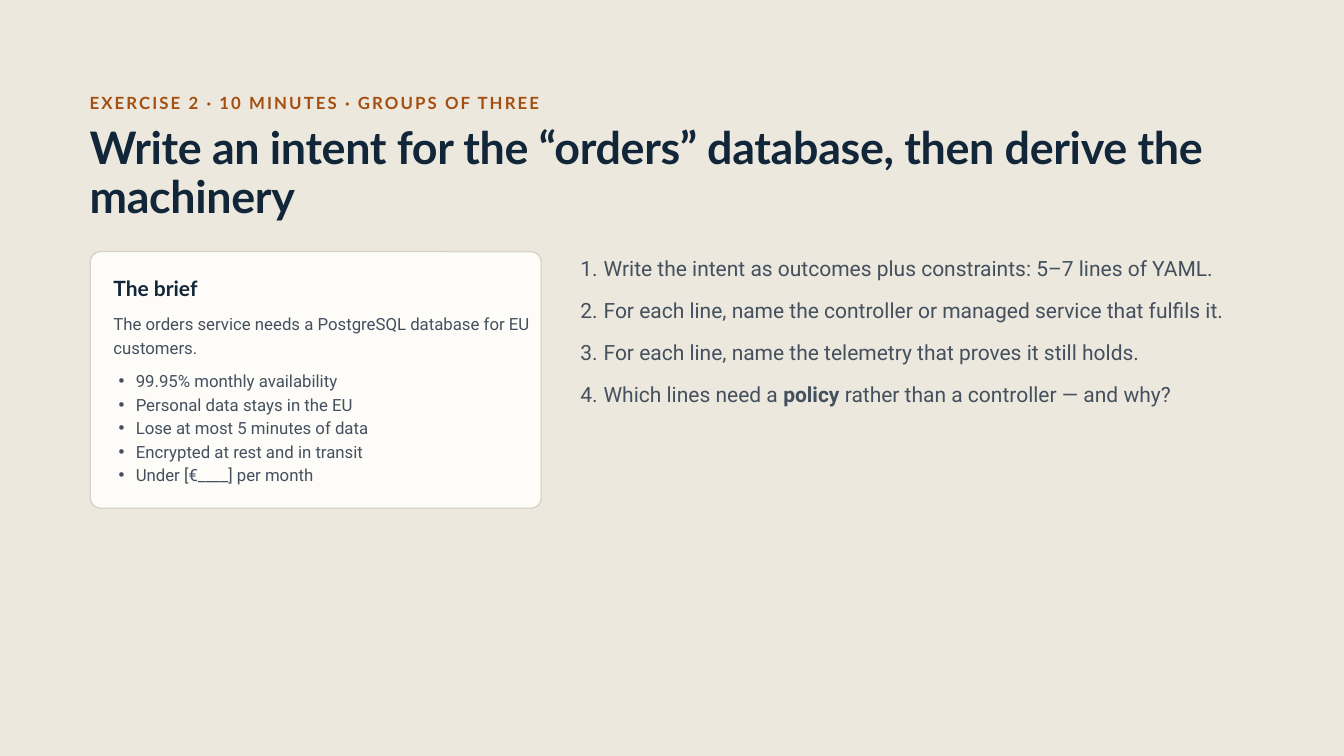
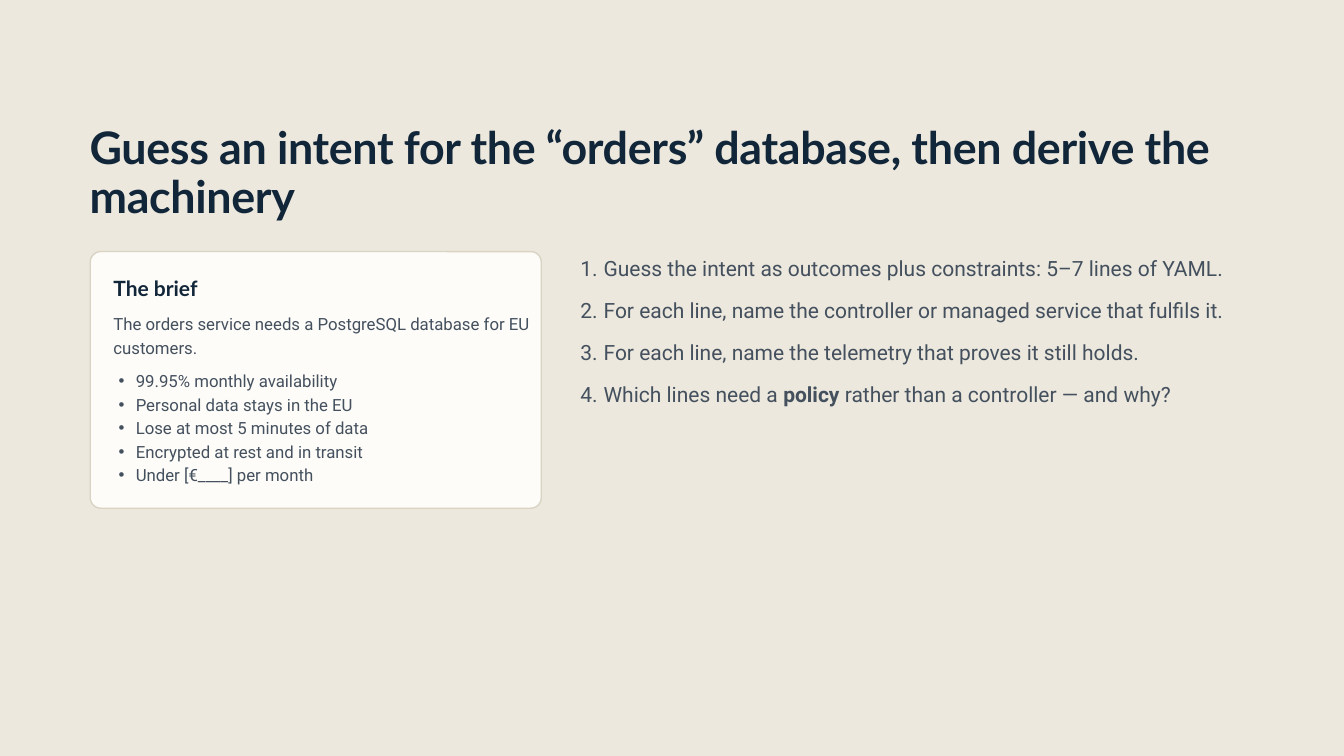
Before and after one commit to SannioEvolution/Material, a slide deck: slide 19 of 22 - Intent-Based Cloud Orchestration & Policy-as-Code for Compliance.pptx (slide 21 before the commit). Drawn at 1344x756 pixels with LibreOffice and Linux fonts; fonts in the diff are those of the drawing. Boxes give left, top, right and bottom in pixels: in the first picture for what was removed or moved away, otherwise in the second. Text is boxed around its words. In the diff, an @@ line names an element or a change of style, - is before the commit and + after.

```diff
--- a/22 - Intent-Based Cloud Orchestration & Policy-as-Code for Compliance.pptx
+++ b/22 - Intent-Based Cloud Orchestration & Policy-as-Code for Compliance.pptx
@@ text removed at box(90, 96, 539, 109) @@
-EXERCISE 2 · 10 MINUTES · GROUPS OF THREE
@@ title at box(90, 129, 1210, 221): text changed @@
-Write an intent for the “orders” database, then derive the machinery
+Guess an intent for the “orders” database, then derive the machinery
@@ text at box(604, 260, 1223, 281): text changed @@
-1. Write the intent as outcomes plus constraints: 5–7 lines of YAML.
+1. Guess the intent as outcomes plus constraints: 5–7 lines of YAML.
```
Also in this commit, not shown: 8 other slides changed, 6 slides added, 4 slides removed, 1 other file.
